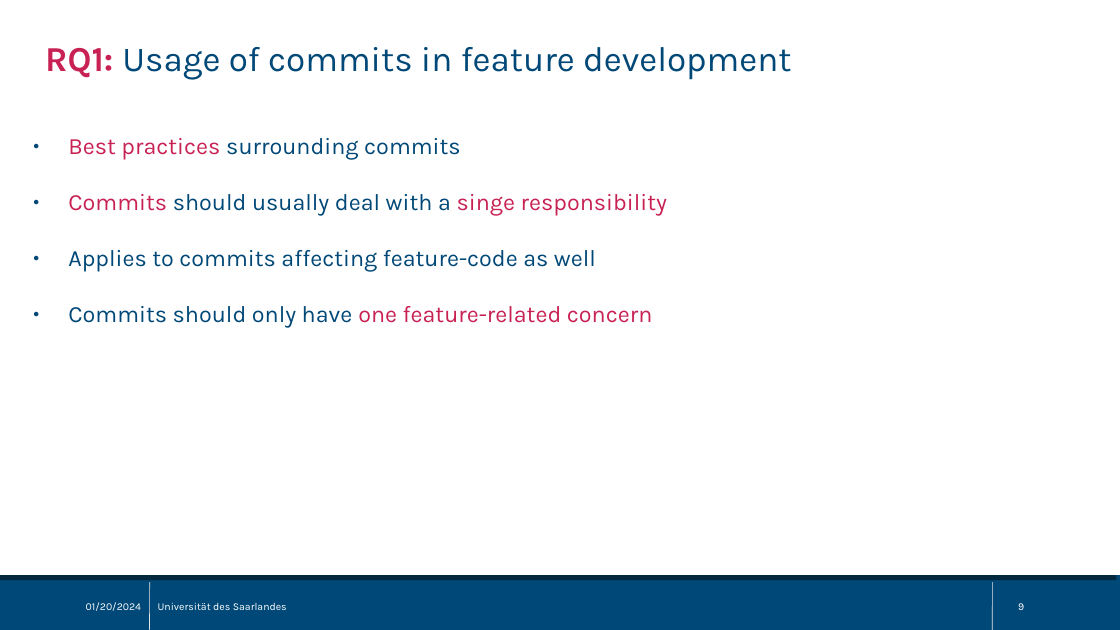
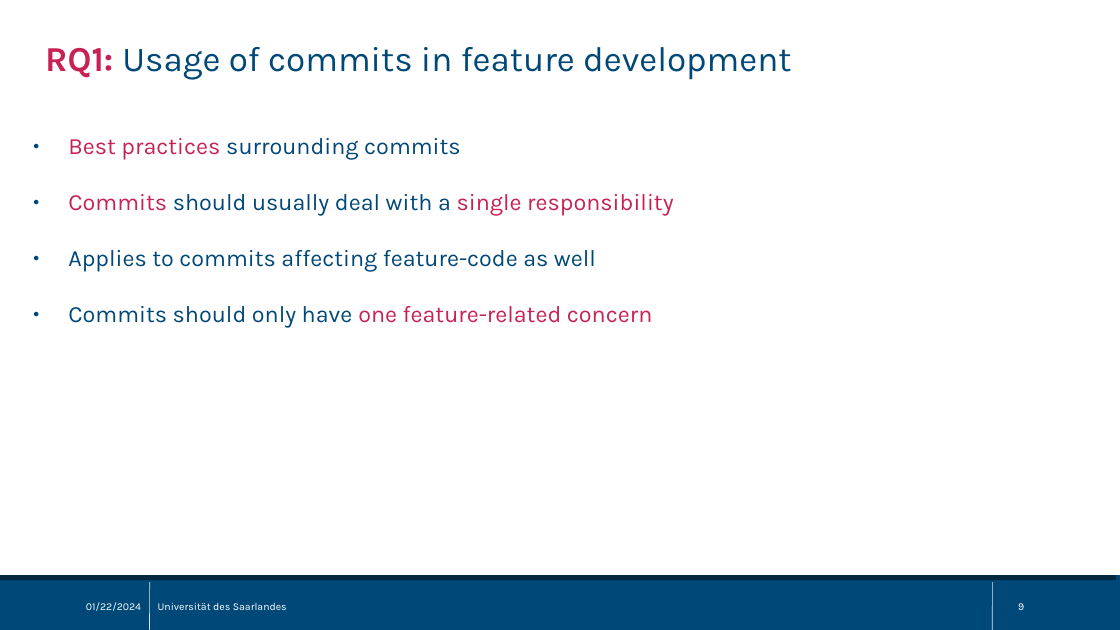
Before and after one commit to sisteu56/bachelor, a slide deck: slide 9 of pres/bachelor_thesis_pres.odp. Drawn at 1120x630 pixels with LibreOffice and Linux fonts; fonts in the diff are those of the drawing. Boxes give left, top, right and bottom in pixels: in the first picture for what was removed or moved away, otherwise in the second. Text is boxed around its words. In the diff, an @@ line names an element or a change of style, - is before the commit and + after.

```diff
--- a/pres/bachelor_thesis_pres.odp
+++ b/pres/bachelor_thesis_pres.odp
@@ text at <box>68,194,673,216</box>: text changed @@
-● Commits should usually deal with a singe responsibility
+● Commits should usually deal with a single responsibility
@@ text at <box>86,602,141,611</box>: text changed @@
-01/20/2024
+01/22/2024
```
Also in this commit, not shown: 19 other slides changed.
